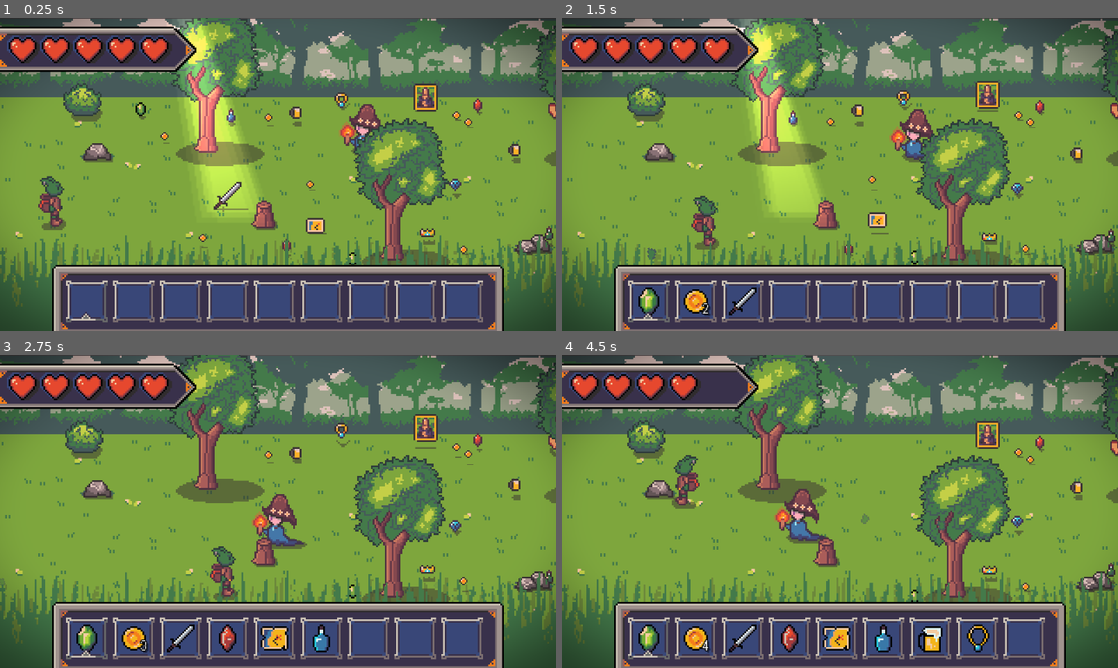
Above: before the commit, frames 1-4 (two rows, left to right).
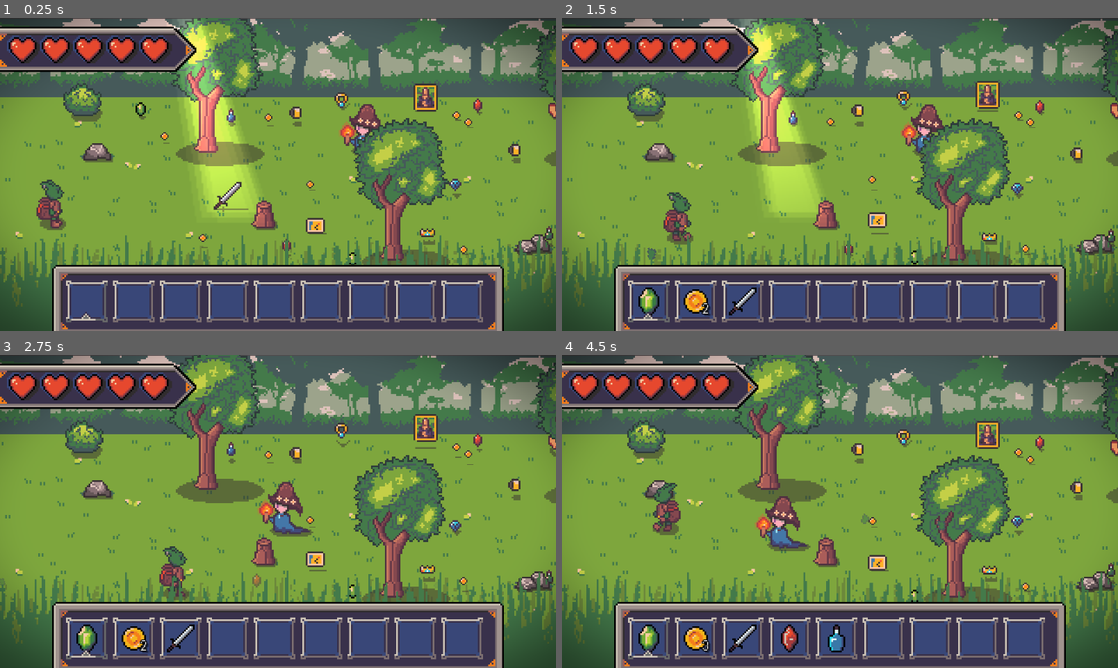
Above: after the commit, the same moments.

Repository: youkergav/Loot-Goblin
Game: Godot game, scene res://scenes/main.tscn
The game is run twice, just before and just after one commit, with the same random seed, the same clock (stepped at 60 frames per second) and the same inputs.
Inputs:
- Up to frame 1 (0.25 s): no input
- Up to frame 2 (1.5 s): hold Right (ui_right) 0.53-1.28 s; hold Down (ui_down) from 1.28 s (still down)
- Up to frame 3 (2.75 s): release Down (ui_down) at 2.03 s; hold Right (ui_right) from 2.03 s (still down)
- Up to frame 4 (4.5 s): release Right (ui_right) at 2.78 s; hold Up (ui_up) 2.78-3.53 s; hold Left (ui_left) from 3.53 s (still down)

The runs differ from the first frame. In frame 1, 0.5% of the frame differs, in the area x 6-12%, y 50-68%; in frame 2, 2.0%; in frame 3, 3.5%; in frame 4, 4.5%, in the area x 16-77%, y 5-96%.

Commit message:
walking!

Diff:
--- a/scenes/main.tscn
+++ b/scenes/main.tscn
@@ -303,7 +303,6 @@
 [node name="Player" parent="World" groups=["player"] instance=ExtResource("2_choun")]
 material = SubResource("ShaderMaterial_e755i")
 position = Vector2(30, 28)
-move_speed = 70.0
 
 [node name="Enemy" parent="World" instance=ExtResource("7_jkv2x")]
 position = Vector2(210, -14)
--- a/scenes/packed/characters/player.tscn
+++ b/scenes/packed/characters/player.tscn
@@ -1,71 +1,88 @@
-[gd_scene load_steps=19 format=3 uid="uid://dj1c5h2cw1g4m"]
+[gd_scene load_steps=29 format=3 uid="uid://dj1c5h2cw1g4m"]
 
 [ext_resource type="Script" uid="uid://faivtna4spb3" path="res://scripts/characters/player.gd" id="1_dx721"]
 [ext_resource type="Texture2D" uid="uid://dsaottt0utchj" path="res://sprites/characters/player_shadow.png" id="2_m6pdb"]
 [ext_resource type="Texture2D" uid="uid://bgbiodtualhk0" path="res://sprites/characters/player.png" id="3_m6pdb"]
 
-[sub_resource type="AtlasTexture" id="AtlasTexture_emcfl"]
-atlas = ExtResource("2_m6pdb")
+[sub_resource type="AtlasTexture" id="AtlasTexture_0c560"]
+atlas = ExtResource("3_m6pdb")
 region = Rect2(0, 0, 32, 32)
 
-[sub_resource type="AtlasTexture" id="AtlasTexture_gy3ju"]
-atlas = ExtResource("2_m6pdb")
+[sub_resource type="AtlasTexture" id="AtlasTexture_yae0h"]
+atlas = ExtResource("3_m6pdb")
+region = Rect2(32, 0, 32, 32)
+
+[sub_resource type="AtlasTexture" id="AtlasTexture_8di1q"]
+atlas = ExtResource("3_m6pdb")
 region = Rect2(0, 32, 32, 32)
 
-[sub_resource type="AtlasTexture" id="AtlasTexture_pmbc6"]
-atlas = ExtResource("2_m6pdb")
+[sub_resource type="AtlasTexture" id="AtlasTexture_1b1aq"]
+atlas = ExtResource("3_m6pdb")
+region = Rect2(32, 32, 32, 32)
+
+[sub_resource type="AtlasTexture" id="AtlasTexture_qwts4"]
+atlas = ExtResource("3_m6pdb")
 region = Rect2(0, 64, 32, 32)
 
-[sub_resource type="SpriteFrames" id="SpriteFrames_2pqn7"]
-animations = [{
-"frames": [{
-"duration": 1.0,
-"texture": SubResource("AtlasTexture_emcfl")
-}],
-"loop": true,
-"name": &"idle1",
-"speed": 5.0
-}, {
-"frames": [{
-"duration": 1.0,
-"texture": SubResource("AtlasTexture_gy3ju")
-}],
-"loop": true,
-"name": &"idle2",
-"speed": 5.0
-}, {
-"frames": [{
-"duration": 1.0,
-"texture": SubResource("AtlasTexture_pmbc6")
-}],
-"loop": true,
-"name": &"idle3",
-"speed": 5.0
-}]
-
-[sub_resource type="AtlasTexture" id="AtlasTexture_0c560"]
-atlas = ExtResource("3_m6pdb")
-region = Rect2(0, 0, 32, 32)
-
-[sub_resource type="AtlasTexture" id="AtlasTexture_yae0h"]
-atlas = ExtResource("3_m6pdb")
-region = Rect2(32, 0, 32, 32)
-
-[sub_resource type="AtlasTexture" id="AtlasTexture_8di1q"]
-atlas = ExtResource("3_m6pdb")
-region = Rect2(0, 32, 32, 32)
-
-[sub_resource type="AtlasTexture" id="AtlasTexture_1b1aq"]
-atlas = ExtResource("3_m6pdb")
-region = Rect2(32, 32, 32, 32)
-
-[sub_resource type="AtlasTexture" id="AtlasTexture_qwts4"]
-atlas = ExtResource("3_m6pdb")
-region = Rect2(0, 64, 32, 32)
-
 [sub_resource type="AtlasTexture" id="AtlasTexture_db6ud"]
 atlas = ExtResource("3_m6pdb")
 region = Rect2(32, 64, 32, 32)
+
+[sub_resource type="AtlasTexture" id="AtlasTexture_2pqn7"]
+atlas = ExtResource("3_m6pdb")
+region = Rect2(64, 64, 32, 32)
+
+[sub_resource type="AtlasTexture" id="AtlasTexture_okm5u"]
+atlas = ExtResource("3_m6pdb")
+region = Rect2(96, 64, 32, 32)
+
+[sub_resource type="AtlasTexture" id="AtlasTexture_dgge1"]
+atlas = ExtResource("3_m6pdb")
+region = Rect2(128, 64, 32, 32)
+
+[sub_resource type="AtlasTexture" id="AtlasTexture_p45hj"]
+atlas = ExtResource("3_m6pdb")
+region = Rect2(160, 64, 32, 32)
+
+[sub_resource type="AtlasTexture" id="AtlasTexture_s2fc4"]
+atlas = ExtResource("3_m6pdb")
+region = Rect2(192, 64, 32, 32)
+
+[sub_resource type="AtlasTexture" id="AtlasTexture_5a278"]
+atlas = ExtResource("3_m6pdb")
+region = Rect2(224, 64, 32, 32)
+
+[sub_resource type="AtlasTexture" id="AtlasTexture_psyab"]
+atlas = ExtResource("3_m6pdb")
+region = Rect2(0, 96, 32, 32)
+
+[sub_resource type="AtlasTexture" id="AtlasTexture_1xect"]
+atlas = ExtResource("3_m6pdb")
+region = Rect2(32, 96, 32, 32)
+
+[sub_resource type="AtlasTexture" id="AtlasTexture_hlufs"]
+atlas = ExtResource("3_m6pdb")
+region = Rect2(64, 96, 32, 32)
+
+[sub_resource type="AtlasTexture" id="AtlasTexture_8iiw2"]
+atlas = ExtResource("3_m6pdb")
+region = Rect2(96, 96, 32, 32)
+
+[sub_resource type="AtlasTexture" id="AtlasTexture_5yt16"]
+atlas = ExtResource("3_m6pdb")
+region = Rect2(128, 96, 32, 32)
+
+[sub_resource type="AtlasTexture" id="AtlasTexture_mi03c"]
+atlas = ExtResource("3_m6pdb")
+region = Rect2(160, 96, 32, 32)
+
+[sub_resource type="AtlasTexture" id="AtlasTexture_i758y"]
+atlas = ExtResource("3_m6pdb")
+region = Rect2(192, 96, 32, 32)
+
+[sub_resource type="AtlasTexture" id="AtlasTexture_khtva"]
+atlas = ExtResource("3_m6pdb")
+region = Rect2(224, 96, 32, 32)
 
 [sub_resource type="SpriteFrames" id="SpriteFrames_8di1q"]
 animations = [{
@@ -77,7 +94,7 @@
 "texture": SubResource("AtlasTexture_yae0h")
 }],
 "loop": true,
-"name": &"idle1",
+"name": &"idle_left",
 "speed": 1.5
 }, {
 "frames": [{
@@ -88,7 +105,7 @@
 "texture": SubResource("AtlasTexture_1b1aq")
 }],
 "loop": true,
-"name": &"idle2",
+"name": &"idle_right",
 "speed": 1.5
 }, {
 "frames": [{
@@ -97,14 +114,61 @@
 }, {
 "duration": 1.0,
 "texture": SubResource("AtlasTexture_db6ud")
-}],
-"loop": true,
-"name": &"idle3",
-"speed": 1.5
+}, {
+"duration": 1.0,
+"texture": SubResource("AtlasTexture_2pqn7")
+}, {
+"duration": 1.0,
+"texture": SubResource("AtlasTexture_okm5u")
+}, {
+"duration": 1.0,
+"texture": SubResource("AtlasTexture_dgge1")
+}, {
+"duration": 1.0,
+"texture": SubResource("AtlasTexture_p45hj")
+}, {
+"duration": 1.0,
+"texture": SubResource("AtlasTexture_s2fc4")
+}, {
+"duration": 1.0,
+"texture": SubResource("AtlasTexture_5a278")
+}],
+"loop": true,
+"name": &"walk_left",
+"speed": 9.0
+}, {
+"frames": [{
+"duration": 1.0,
+"texture": SubResource("AtlasTexture_psyab")
+}, {
+"duration": 1.0,
+"texture": SubResource("AtlasTexture_1xect")
+}, {
+"duration": 1.0,
+"texture": SubResource("AtlasTexture_hlufs")
+}, {
+"duration": 1.0,
+"texture": SubResource("AtlasTexture_8iiw2")
+}, {
+"duration": 1.0,
+"texture": SubResource("AtlasTexture_5yt16")
+}, {
+"duration": 1.0,
+"texture": SubResource("AtlasTexture_mi03c")
+}, {
+"duration": 1.0,
+"texture": SubResource("AtlasTexture_i758y")
+}, {
+"duration": 1.0,
+"texture": SubResource("AtlasTexture_khtva")
+}],
+"loop": true,
+"name": &"walk_right",
+"speed": 9.0
 }]
 
 [sub_resource type="RectangleShape2D" id="RectangleShape2D_dx721"]
-size = Vector2(6, 5)
+size = Vector2(7, 5)
 
 [sub_resource type="RectangleShape2D" id="RectangleShape2D_0c560"]
 size = Vector2(6.5, 2)
@@ -119,31 +183,34 @@
 collision_mask = 4
 script = ExtResource("1_dx721")
 min_magnetic_strength = 350.0
-
-[node name="FlipNode" type="Node2D" parent="."]
-
-[node name="Shadow" type="AnimatedSprite2D" parent="FlipNode"]
+move_speed = 50.0
+move_acceleration = 560.0
+move_friction = 490.0
+
+[node name="Shadow" type="Sprite2D" parent="."]
 z_index = -20
 texture_filter = 1
 position = Vector2(1, 0)
-sprite_frames = SubResource("SpriteFrames_2pqn7")
-animation = &"idle3"
-autoplay = "idle1"
+texture = ExtResource("2_m6pdb")
 offset = Vector2(0, -12)
 
-[node name="Body" type="AnimatedSprite2D" parent="FlipNode"]
+[node name="Body" type="AnimatedSprite2D" parent="."]
 texture_filter = 1
 sprite_frames = SubResource("SpriteFrames_8di1q")
-animation = &"idle1"
-autoplay = "idle1"
-frame_progress = 0.99953544
+animation = &"walk_right"
+autoplay = "idle_right"
+frame = 6
+frame_progress = 0.15192771
 offset = Vector2(0, -12)
+
+[node name="FlipNode" type="Node2D" parent="."]
 
 [node name="ItemPickupZone" type="Area2D" parent="FlipNode"]
 position = Vector2(-4, -14.5)
 collision_mask = 8
 
 [node name="CollisionShape2D" type="CollisionShape2D" parent="FlipNode/ItemPickupZone"]
+position = Vector2(-0.5, 0)
 shape = SubResource("RectangleShape2D_dx721")
 
 [node name="HurtBox" type="Area2D" parent="FlipNode"]
@@ -161,6 +228,7 @@
 collision_mask = 8
 
 [node name="CollisionShape2D" type="CollisionShape2D" parent="ItemMagnetZone"]
+visible = false
 position = Vector2(0, -12)
 shape = SubResource("CircleShape2D_m6pdb")
 
--- a/scripts/characters/character.gd
+++ b/scripts/characters/character.gd
@@ -34,13 +34,19 @@
         velocity.x = move_toward(velocity.x, move_speed * direction.x, move_acceleration * delta)
         velocity.y = move_toward(velocity.y, move_speed * direction.y, move_acceleration * delta)
 
-        # Flip sprite based on horizontal direction
         update_sprite_direction(direction.x)
+        update_animation("walk", direction)
     else:
         velocity.x = move_toward(velocity.x, 0, move_friction * delta)
         velocity.y = move_toward(velocity.y, 0, move_friction * delta)
 
+        update_animation("idle", Vector2.ZERO)
+
     move_and_slide()
+
+# Override in child classes to handle animations
+func update_animation(_animation_state: String, _direction: Vector2) -> void:
+    pass
 
 func update_sprite_direction(horizontal_direction: float) -> void:
     if flip_node != null and horizontal_direction != 0:
--- a/scripts/characters/enemy.gd
+++ b/scripts/characters/enemy.gd
@@ -10,6 +10,7 @@
 
 @onready var player: Player = get_tree().get_first_node_in_group("player")
 @onready var detection_zone = $PlayerDetectionZone
+@onready var sprite = $FlipNode/Body
 
 var player_in_range: bool = false
 var reaction_timer: float = 0.0
@@ -81,3 +82,8 @@
 func take_damage() -> void:
     print(self.name + " killing self")
     self.queue_free()
+
+func update_animation(_animation_state: String, _direction: Vector2) -> void:
+    # Enemies only have idle for now
+    if sprite.animation != "idle":
+        sprite.play("idle")
--- a/scripts/characters/player.gd
+++ b/scripts/characters/player.gd
@@ -10,14 +10,11 @@
 @export_group("Health")
 @export var damage_recovery_time_limit: float = 2.0
 
-@onready var sprite: AnimatedSprite2D = $FlipNode/Body
-@onready var shadow: AnimatedSprite2D = $FlipNode/Shadow
+@onready var sprite: AnimatedSprite2D = $Body
 @onready var hotbar: Hotbar = get_tree().get_first_node_in_group("hotbar")
 @onready var hurtbox: Area2D = $FlipNode/HurtBox
 
-@onready var base_move_speed: float = move_speed
-@onready var base_move_acceleration: float = move_acceleration
-@onready var base_move_friction: float = move_friction
+var last_direction: String = "right"
 
 var magnet_attracted_items: Array = []
 
@@ -98,34 +95,11 @@
     hotbar.add_item(item_data)
     print("Picked up: ", item_data.item_name)
 
-    # Play idle animation based on how many items the player has
-    print("Item Count: " + str(hotbar.total_item_count))
-    if hotbar.total_item_count < 15:
-        sprite.play("idle1")
-        shadow.play("idle1")
-    elif hotbar.total_item_count < 40:
-        sprite.play("idle2")
-        shadow.play("idle2")
-
-        reduce_speed_by_percent(0.25)
-    else:
-        sprite.play("idle3")
-        shadow.play("idle3")
-
-        reduce_speed_by_percent(0.45)
-
 func update_player_color() -> void:
     if equipped_item_data.is_equippable:
         sprite.modulate = equipped_item_data.color
     else:
         sprite.modulate = Color.WHITE
-
-func reduce_speed_by_percent(percent: float) -> void:
-    var speed_multiplier = 1.0 - percent
-
-    move_speed = base_move_speed * speed_multiplier
-    move_acceleration = base_move_acceleration * speed_multiplier
-    move_friction = base_move_friction * speed_multiplier
 
 func equip_item(item_data: ItemData) -> void:
     #use this to generically update the equip slot
@@ -196,6 +170,8 @@
         hearts_list.append(child)
     print (hearts_list)
     super._ready()
+
+    print(move_speed)
 
 func check_invulnerability(delta):
     damage_recovery_timer += delta
@@ -238,3 +214,19 @@
     if area.is_in_group("hit"):
         print("Hit!")
         take_damage()
+
+func update_animation(animation_state: String, direction: Vector2) -> void:
+    # Determine direction suffix based on movement or last known direction
+    var direction_suffix = last_direction
+
+    if direction.x > 0:
+        direction_suffix = "right"
+        last_direction = "right"
+    elif direction.x < 0:
+        direction_suffix = "left"
+        last_direction = "left"
+
+    var animation_name = animation_state + "_" + direction_suffix
+
+    if sprite.animation != animation_name:
+        sprite.play(animation_name)
Binary file changed: sprites/characters/player.png
Binary file changed: sprites/characters/player_shadow.png
